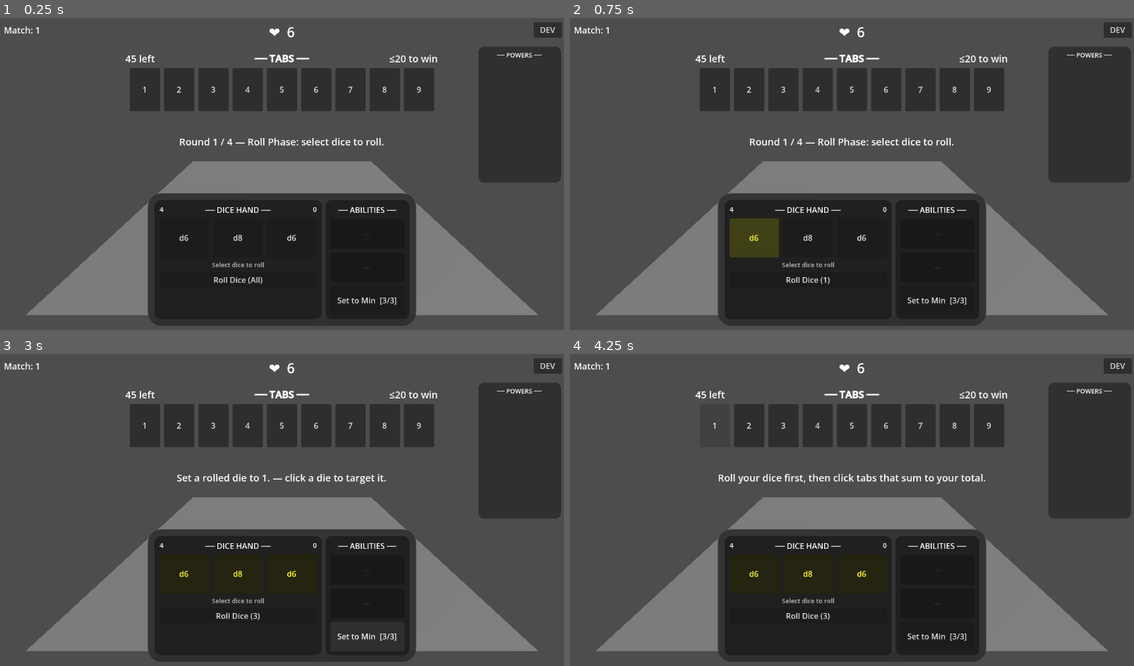
Above: before the commit, frames 1-4 (two rows, left to right).
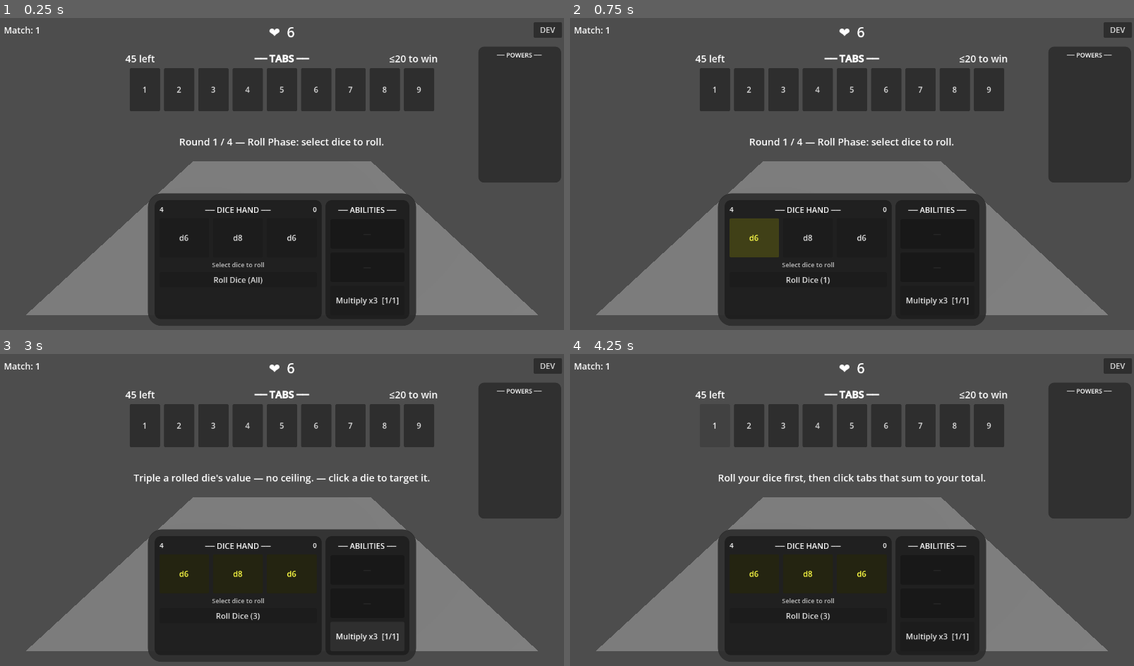
Above: after the commit, the same moments.

Repository: caleb-the-dev/SealTheBox
Game: Godot game, scene res://scenes/match/match.tscn
The game is run twice, just before and just after one commit, with the same random seed, the same clock (stepped at 60 frames per second) and the same inputs.
Inputs:
- Up to frame 1 (0.25 s): no input
- Up to frame 2 (0.75 s): click "d6" at 0.5 s
- Up to frame 3 (3 s): click "d8" at 1.25 s; click "d6" at 2 s; click "Set to Min [3/3]" (after the commit: "Multiply x3 [1/1]") at 2.75 s
- Up to frame 4 (4.25 s): click "1" at 3.5 s

The runs differ from the first frame. In frame 1, 0.2% of the frame differs, in the area x 59-71%, y 89-93%; in frame 2, 0.2%; in frame 3, 0.8%, in the area x 23-77%, y 38-93%; in frame 4, 0.2%.

Commit message:
fix: auto-seal fires immediately; multiply uncapped 1-charge; add reroll_unlucky

Diff:
--- a/seal-the-box/data/abilities.csv
+++ b/seal-the-box/data/abilities.csv
@@ -15,9 +15,10 @@
 greater_1_diabolic,Diabolic Card,Diabolic,,0,Apply greater 1 to any 1 diabolic die,1
 put_down_highest,Auto-Seal Highest,Mundane,Non-Final,0,Seal the highest open tab — no dice required. Cannot use when only one tab remains.,1
 auto_seal_lowest,Auto-Seal Lowest,Mundane,Non-Final,0,Seal the lowest open tab — no dice required. Cannot use when only one tab remains.,2
-multiply_2,Multiply x2,Mundane,,0,Double a rolled die's value — capped at its max face.,2
-multiply_3,Multiply x3,Mundane,,0,Triple a rolled die's value — capped at its max face.,1
+multiply_2,Multiply x2,Mundane,,0,Double a rolled die's value — no ceiling.,1
+multiply_3,Multiply x3,Mundane,,0,Triple a rolled die's value — no ceiling.,1
 set_max,Set to Max,Mundane,,0,Set a rolled die to its maximum face value.,2
 set_min,Set to Min,Mundane,,0,Set a rolled die to 1.,3
 reroll_lucky,Reroll Lucky,Ethereal,,0,Reroll one die and keep whichever result is higher.,2
 drop_die,Drop Die,Ethereal,,0,Remove one rolled die from this round — its value no longer counts toward sealing.,2
+reroll_unlucky,Reroll Unlucky,Ethereal,,0,Reroll one die and keep whichever result is lower.,2
--- a/seal-the-box/scripts/globals/game_state.gd
+++ b/seal-the-box/scripts/globals/game_state.gd
@@ -4,7 +4,7 @@
 	"reroll_die", "greater_1", "lesser_1", "greater_2", "lesser_2", "reroll_all",
 	"put_down_highest", "auto_seal_lowest",
 	"multiply_2", "multiply_3", "set_max", "set_min",
-	"reroll_lucky", "drop_die"
+	"reroll_lucky", "reroll_unlucky", "drop_die"
 ]
 
 var hp: int = 6
--- a/seal-the-box/scripts/match/dice_pool.gd
+++ b/seal-the-box/scripts/match/dice_pool.gd
@@ -56,7 +56,7 @@
     return _discard.size()
 
 func apply_multiply(die: Die, factor: int) -> void:
-    die.value = min(die.value * factor, die.faces)
+    die.value = die.value * factor
 
 func apply_set_max(die: Die) -> void:
     die.value = die.faces
@@ -76,6 +76,15 @@
 func drop_die(die: Die) -> void:
     die.dropped = true
 
+func reroll_unlucky(die: Die) -> int:
+    var old_value = die.value
+    die.rolled = false
+    die.roll()
+    if old_value < die.value:
+        die.value = old_value
+        die.rolled = true
+    return die.value
+
 func _reshuffle() -> void:
     _pool.append_array(_discard)
     _discard = []
--- a/seal-the-box/scripts/match/match.gd
+++ b/seal-the-box/scripts/match/match.gd
@@ -1267,7 +1267,7 @@
 	if ability.charges <= 0:
 		_status_label.text = "%s is exhausted (0 charges)." % ability.flavor_name
 		return
-	if ability.id == "reroll_all":
+	if ability.id in ["reroll_all", "put_down_highest", "auto_seal_lowest"]:
 		if _round_manager.use_ability(ability, null):
 			_selected_ability = null
 			_targeting_die = false
--- a/seal-the-box/scripts/match/round_manager.gd
+++ b/seal-the-box/scripts/match/round_manager.gd
@@ -169,6 +169,10 @@
 			if not target_die.rolled:
 				return false
 			_dice_pool.drop_die(target_die)
+		"reroll_unlucky":
+			if not target_die.rolled:
+				return false
+			_dice_pool.reroll_unlucky(target_die)
 		_:
 			push_warning("RoundManager: unhandled ability id: %s" % ability.id)
 			return false
--- a/seal-the-box/tests/test_ability_library.gd
+++ b/seal-the-box/tests/test_ability_library.gd
@@ -20,7 +20,7 @@
 	assert(missing == null, "Missing ability should return null")
 
 	var all = lib.get_all()
-	assert(all.size() == 22, "Library should have exactly 22 abilities")
+	assert(all.size() == 23, "Library should have exactly 23 abilities")
 
 	print("AbilityLibrary tests passed!")
 	quit()
